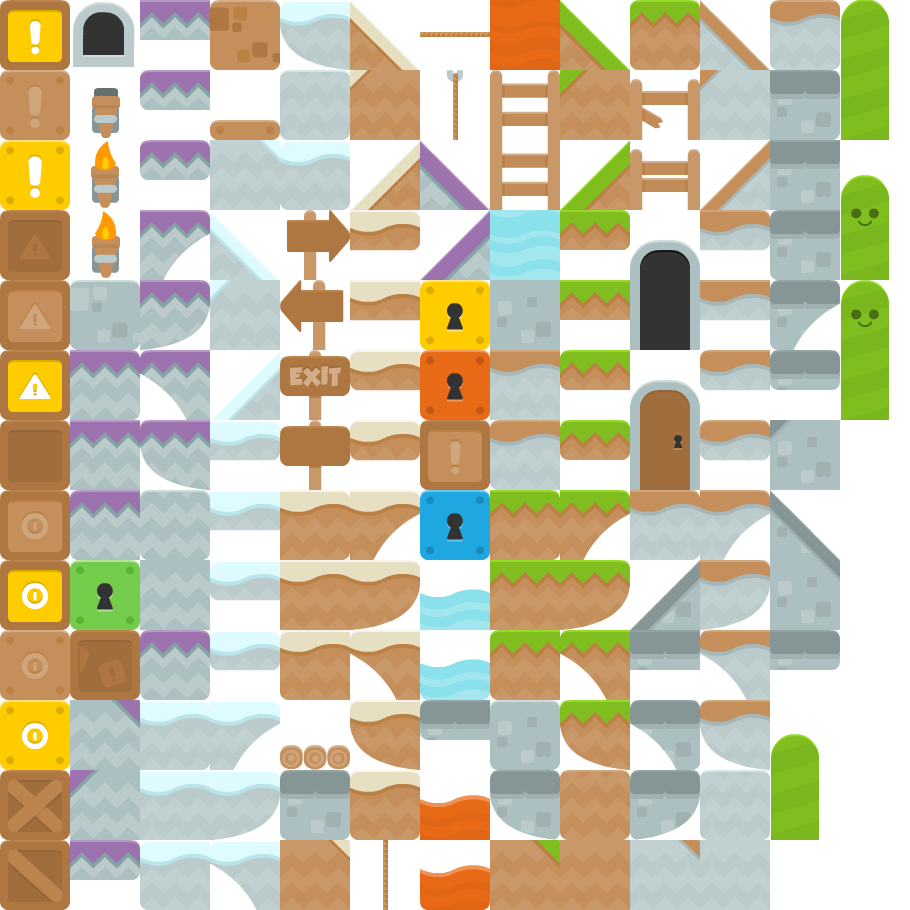
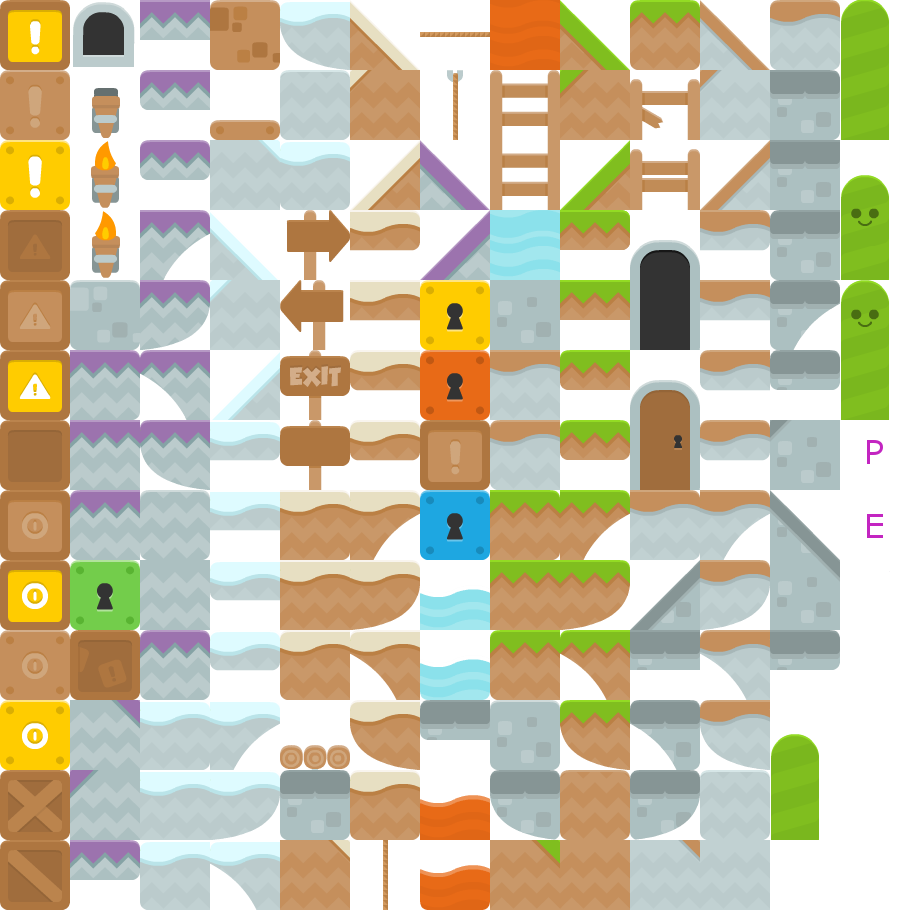
Layers edited between the first and the second 910 x 910 image:
added layer "E" above "P" over [867, 514, 883, 538]
added layer "P" above "tiles_spritesheet.png" over [867, 440, 883, 464]
